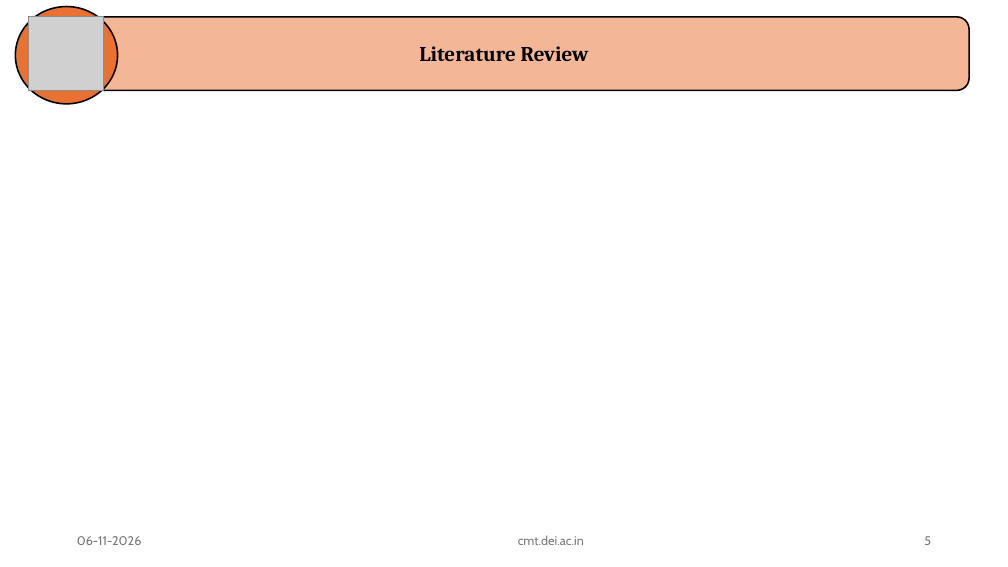
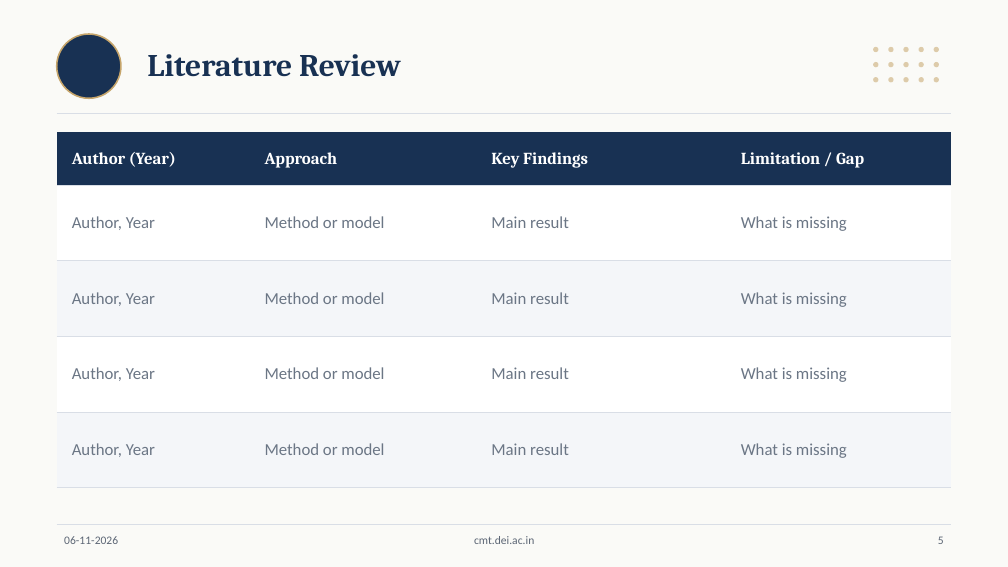
Before and after one commit to GurumaujSatsangi/ConfEase, a slide deck: slide 5 of public/OP_Template.pptx. Drawn at 1008x567 pixels with LibreOffice and Linux fonts; fonts in the diff are those of the drawing; grey boxes stand for pictures; background and template pictures are left out. Boxes give left, top, right and bottom in pixels: in the first picture for what was removed or moved away, otherwise in the second. Text is boxed around its words. In the diff, an @@ line names an element or a change of style, - is before the commit and + after.

```diff
--- a/public/OP_Template.pptx
+++ b/public/OP_Template.pptx
@@ background picture (left out) to #FAFAF7 @@
@@ ellipse removed at [15,7,117,104] @@
@@ picture removed at [29,16,104,90] @@
@@ rounded rectangle removed at [39,17,969,90] @@
@@ ellipse added at [57,34,121,98], fill #183153, outline #C6A56B 1.5 pt @@
@@ title "Literature Review": place and size @@
-title "Literature Review" at [419,46,589,61]
+title "Literature Review" at [147,54,401,77]
@@ title "Literature Review" at [147,54,401,77]: size 20 to 30 pt, text colour #000000 to #183153; alignment centre to left; vertical alignment bottom to middle @@
@@ group added at [873,47,939,82]: 15 ellipses @@
@@ line added from (57, 113) to (951, 113), #D9DEE6 0.75 pt @@
@@ table added at [57,132,951,488], 5 rows, 4 columns @@
+Author (Year) | Approach | Key Findings | Limitation / Gap
+Author, Year | Method or model | Main result | What is missing
+Author, Year | Method or model | Main result | What is missing
+Author, Year | Method or model | Main result | What is missing
+Author, Year | Method or model | Main result | What is missing
@@ text "06-11-2026": place and size @@
-text "06-11-2026" at [77,536,142,545]
+text "06-11-2026" at [64,536,118,544]
@@ line added from (57, 524) to (951, 524), #D9DEE6 0.75 pt @@
@@ size 12 to 11 pt, font Cabin to Calibri, text colour #797979 to #5B6574 in 3 elements at [938,536,944,544], [64,536,118,544], [474,536,534,544] @@
@@ text "cmt.dei.ac.in": place and size @@
-text "cmt.dei.ac.in" at [518,535,584,545]
+text "cmt.dei.ac.in" at [474,536,534,544]
@@ page number: place and size @@
-page number at [924,536,931,545]
+page number at [938,536,944,544]
```
Also in this commit, not shown: 9 other slides changed, 2 other files.
